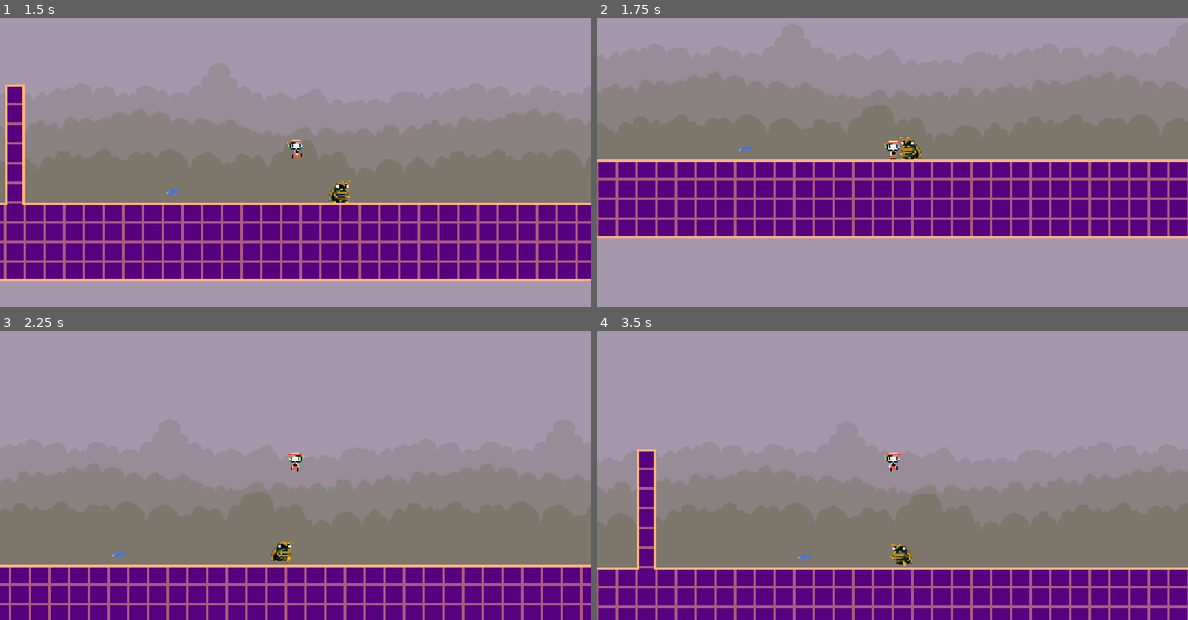
Above: before the commit, frames 1-4 (two rows, left to right).
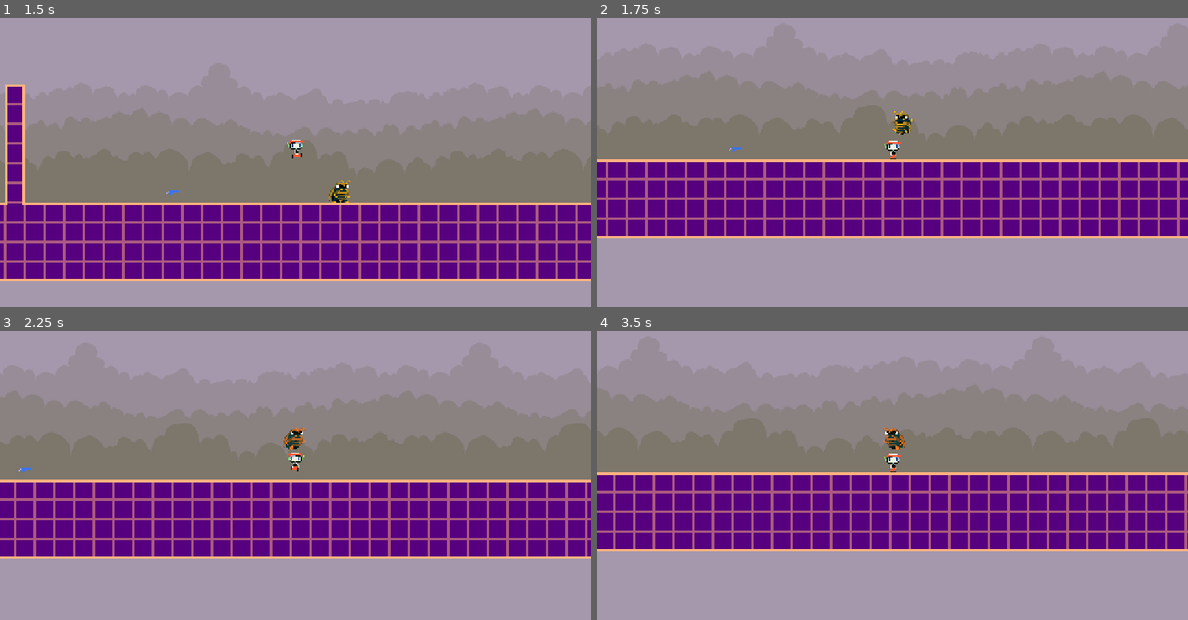
Above: after the commit, the same moments.

Repository: yashparab17/skyventure-revamped
Game: Godot game, scene res://scenes/areas/area_1.tscn
Two runs of this game, one before a commit and one after it. Both use one fixed random seed, a clock stepped at 60 frames per second and the inputs below.
Inputs:
- Up to frame 1 (1.5 s): hold D (move_right) from 0.53 s (still down); tap Space (jump) at 0.6, 0.77, 1.07 s; tap Z (shoot) at 1.35 s
- Up to frame 2 (1.75 s): keep holding D (move_right); tap Space (jump) at 1.52, 1.55 s
- Up to frame 3 (2.25 s): tap Space (jump) at 1.82, 2.1 s; release D (move_right) at 2.03 s; hold A (move_left) from 2.03 s (still down)
- Up to frame 4 (3.5 s): release A (move_left) at 2.78 s; hold D (move_right) from 2.78 s (still down); tap Z (shoot) at 2.85 s; tap Space (jump) at 3.02, 3.05, 3.32 s

Frame 1 is identical in both runs. In frame 2, 6.2% of the frame differs, in the area x 0-100%, y 32-76%; in frame 3, 72%; in frame 4, 75%, in the area x 0-100%, y 18-100%.

Commit message:
Chase and alert state done.

Diff:
--- a/scenes/characters/enemies/roach.tscn
+++ b/scenes/characters/enemies/roach.tscn
@@ -21,7 +21,7 @@
 "times": PackedFloat32Array(0, 0.1),
 "transitions": PackedFloat32Array(1, 1),
 "update": 1,
-"values": [Vector2i(0, 2), Vector2i(1, 2)]
+"values": [Vector2i(0, 4), Vector2i(1, 4)]
 }
 
 [sub_resource type="Animation" id="Animation_kiuqo"]
@@ -37,7 +37,7 @@
 "times": PackedFloat32Array(0, 0.2, 0.3, 0.4, 0.5, 0.6, 0.7, 0.8, 0.9),
 "transitions": PackedFloat32Array(1, 1, 1, 1, 1, 1, 1, 1, 1),
 "update": 1,
-"values": [Vector2i(0, 4), Vector2i(1, 4), Vector2i(2, 4), Vector2i(1, 4), Vector2i(2, 4), Vector2i(1, 4), Vector2i(2, 4), Vector2i(1, 4), Vector2i(2, 4)]
+"values": [Vector2i(0, 6), Vector2i(1, 6), Vector2i(2, 6), Vector2i(1, 6), Vector2i(2, 6), Vector2i(1, 6), Vector2i(2, 6), Vector2i(1, 6), Vector2i(2, 6)]
 }
 tracks/1/type = "value"
 tracks/1/imported = false
@@ -79,7 +79,7 @@
 "times": PackedFloat32Array(0, 0.1),
 "transitions": PackedFloat32Array(1, 1),
 "update": 1,
-"values": [Vector2i(0, 3), Vector2i(1, 3)]
+"values": [Vector2i(0, 5), Vector2i(1, 5)]
 }
 
 [sub_resource type="Animation" id="Animation_7exw2"]
@@ -116,9 +116,45 @@
 "values": [Vector2i(0, 1), Vector2i(1, 1), Vector2i(2, 1), Vector2i(3, 1)]
 }
 
+[sub_resource type="Animation" id="Animation_dnxw3"]
+resource_name = "chase"
+length = 0.6
+step = 0.01
+tracks/0/type = "value"
+tracks/0/imported = false
+tracks/0/enabled = true
+tracks/0/path = NodePath("Sprite:frame_coords")
+tracks/0/interp = 1
+tracks/0/loop_wrap = true
+tracks/0/keys = {
+"times": PackedFloat32Array(0, 0.15, 0.3, 0.45),
+"transitions": PackedFloat32Array(1, 1, 1, 1),
+"update": 1,
+"values": [Vector2i(0, 3), Vector2i(1, 3), Vector2i(2, 3), Vector2i(3, 3)]
+}
+
+[sub_resource type="Animation" id="Animation_1rixp"]
+resource_name = "alert"
+length = 0.5
+step = 0.1
+tracks/0/type = "value"
+tracks/0/imported = false
+tracks/0/enabled = true
+tracks/0/path = NodePath("Sprite:frame_coords")
+tracks/0/interp = 1
+tracks/0/loop_wrap = true
+tracks/0/keys = {
+"times": PackedFloat32Array(0),
+"transitions": PackedFloat32Array(1),
+"update": 1,
+"values": [Vector2i(0, 2)]
+}
+
 [sub_resource type="AnimationLibrary" id="AnimationLibrary_w2pvh"]
 _data = {
+"alert": SubResource("Animation_1rixp"),
 "attack": SubResource("Animation_bv5it"),
+"chase": SubResource("Animation_dnxw3"),
 "death": SubResource("Animation_kiuqo"),
 "hurt": SubResource("Animation_v7rxn"),
 "idle": SubResource("Animation_7exw2"),
@@ -144,8 +180,8 @@
 position = Vector2(0, -10)
 texture = ExtResource("1_piddw")
 hframes = 4
-vframes = 5
-frame = 8
+vframes = 7
+frame = 16
 
 [node name="Animation" type="AnimationPlayer" parent="."]
 libraries = {
--- a/scripts/characters/enemies/roach.gd
+++ b/scripts/characters/enemies/roach.gd
@@ -34,7 +34,7 @@
 var entity_death = preload("res://scenes/effects/entity_death.tscn")
 
 # State machine.
-enum States {idle, walk, chase, hurt, death}
+enum States {idle, walk, alert, chase, hurt, death}
 var current_state: States = States.idle
 
 func _ready() -> void:
@@ -91,6 +91,21 @@
 		patrol_timer.stop()
 		patrol_timer.start()
 
+# Alert jump before chasing.
+func roach_alert():
+	if is_on_floor():
+		direction = (player_ref.global_position - global_position).normalized()
+		sprite.flip_h = direction.x < 0
+		detection_area.position.x = -24 if sprite.flip_h else 24
+
+		velocity.y = -150  # Jump force
+		current_state = States.alert
+		await anim.animation_finished  # Wait before starting chase.
+
+		# Now start chasing
+		current_state = States.chase
+		can_walk = true  # Allow movement again
+
 # Handles enemy chasing the player.
 func roach_chase(delta: float):
 	if not player_ref or current_state == States.death:
@@ -114,16 +129,20 @@
 
 # Handles player entering the detection area.
 func _on_detection_area_body_entered(body: Node2D) -> void:
-	if body.is_in_group("player"):  # Ensure it's the player.
+	if body.is_in_group("player") and current_state not in [States.chase, States.alert]:
+		# Only alert if not already chasing
+		player_ref = body
 		chasing = true
-		player_ref = body
-		can_walk = true  # Allow movement immediately.
-		chase_timer.stop()  # Reset the cooldown timer.
+		can_walk = false  # Stop movement
+		velocity.x = 0
+		roach_alert()
+
+	chase_timer.stop()
 
 # Handles player exiting the detection area.
 func _on_detection_area_body_exited(body: Node2D) -> void:
 	if body == player_ref:
-		chase_timer.start()  # Start the 1-second chase timer.
+		chase_timer.start()  # Start the 2-second chase timer.
 
 # Stops chase after the cooldown period.
 func _on_chase_timer_timeout() -> void:
@@ -167,9 +186,12 @@
 		States.walk:
 			if anim.current_animation != "walk":
 				anim.play("walk")
+		States.alert:
+			if anim.current_animation != "alert":
+				anim.play("alert")
 		States.chase:
-			if anim.current_animation != "walk":
-				anim.play("walk")
+			if anim.current_animation != "chase":
+				anim.play("chase")
 		States.hurt:
 			if anim.current_animation != "hurt":
 				anim.play("hurt")
Binary file changed: assets/sprites/characters/enemies/roach.png
Not shown: 1 places in scenes/characters/enemies/roach.tscn that only renumber resources
